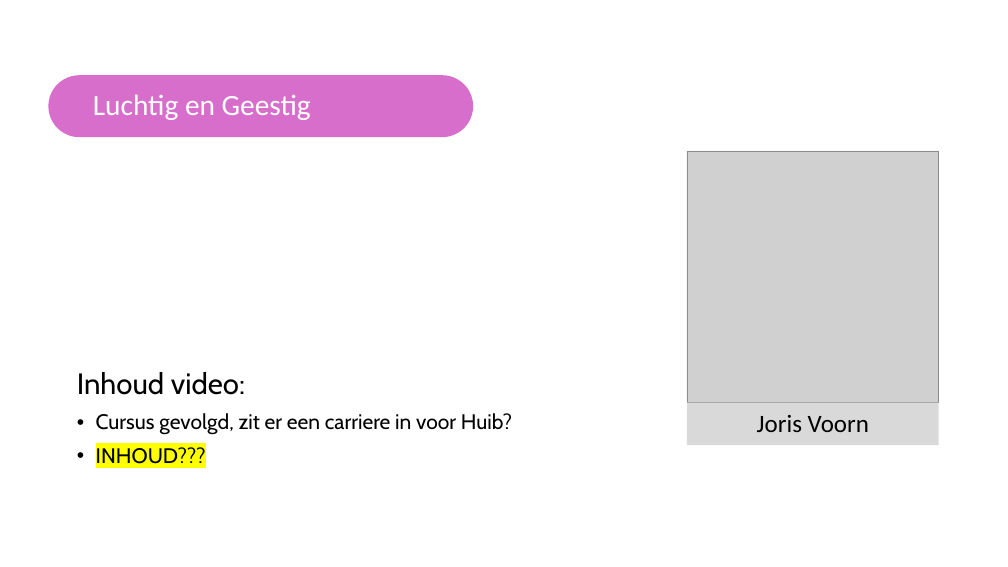
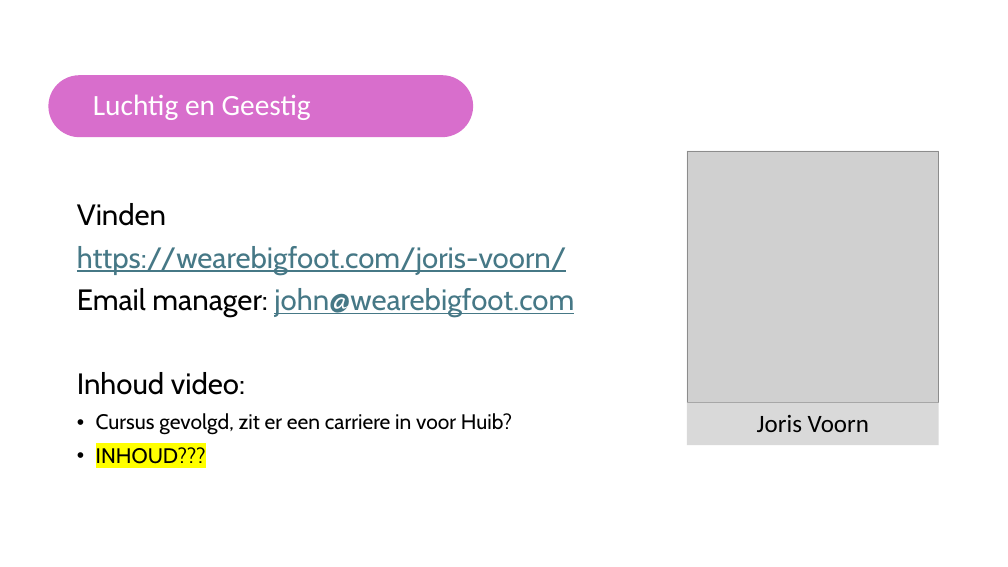
Before and after one commit to JortSiemes/JNM-Premaster, a slide deck: slide 2 of Vakken Y2/Crossmediale onderzoeksweken/Huib Modderkolk/Huib redactie.pptx. Drawn at 1008x567 pixels with LibreOffice and Linux fonts; fonts in the diff are those of the drawing; grey boxes stand for pictures. Boxes give left, top, right and bottom in pixels: in the first picture for what was removed or moved away, otherwise in the second. Text is boxed around its words. In the diff, an @@ line names an element or a change of style, - is before the commit and + after.

```diff
--- a/Vakken Y2/Crossmediale onderzoeksweken/Huib Modderkolk/Huib redactie.pptx
+++ b/Vakken Y2/Crossmediale onderzoeksweken/Huib Modderkolk/Huib redactie.pptx
@@ text at box(77, 203, 574, 317): paragraphs added @@
+Vinden
+https://wearebigfoot.com/joris-voorn/
+Email manager: john@wearebigfoot.com
```
Also in this commit, not shown: 3 slides added, 3 other files.
